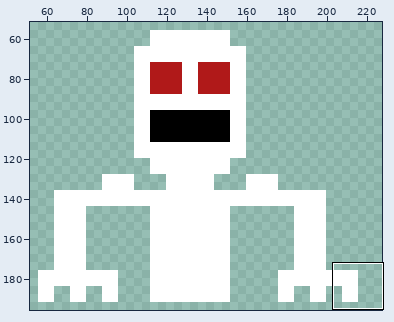
Animated GIF sprite -- imgs/ghoul.gif. Above, an overview of the earlier version with the close-up marked.
Close-up. Earlier state:
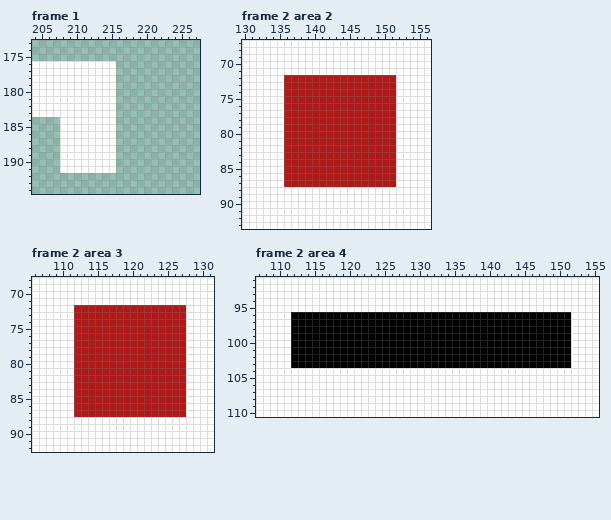
The file is 256x256 pixels, 4 frames. Colours within 5 levels of each other are drawn and written as one. Shown: frame 1: x 204..227, y 173..194; frame 2 area 2: x 130..156, y 67..93; frame 2 area 3: x 106..131, y 68..92; frame 2 area 4: x 107..155, y 91..110. The wide view leaves out empty margins. The commit also changed other frames or places, which this record leaves out.
Now the later version:
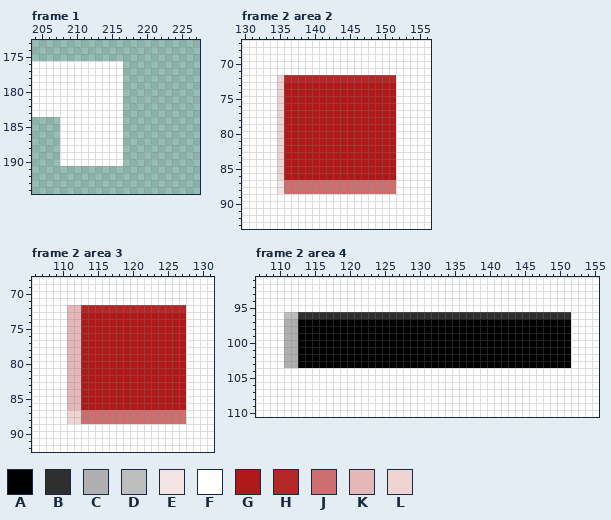
Palette (. is transparent): A #000000  B #2f2f2f  C #afafaf  D #bebebe  E #f5e4e4  F #ffffff  G #b01919  H #b42727  J #cd6f6f  K #e6b7b7  L #f0d3d3
Difference:
--- frame 1
@@ x 206..218 @@
 175 .............
-176 FFFFFFFFFF...
-177 FFFFFFFFFF...
-178 FFFFFFFFFF...
-179 FFFFFFFFFF...
-180 FFFFFFFFFF...
-181 FFFFFFFFFF...
-182 FFFFFFFFFF...
-183 FFFFFFFFFF...
-184 ..FFFFFFFF...
-185 ..FFFFFFFF...
-186 ..FFFFFFFF...
-187 ..FFFFFFFF...
-188 ..FFFFFFFF...
-189 ..FFFFFFFF...
-190 ..FFFFFFFF...
-191 ..FFFFFFFF...
+176 FFFFFFFFFFF..
+177 FFFFFFFFFFF..
+178 FFFFFFFFFFF..
+179 FFFFFFFFFFF..
+180 FFFFFFFFFFF..
+181 FFFFFFFFFFF..
+182 FFFFFFFFFFF..
+183 FFFFFFFFFFF..
+184 ..FFFFFFFFF..
+185 ..FFFFFFFFF..
+186 ..FFFFFFFFF..
+187 ..FFFFFFFFF..
+188 ..FFFFFFFFF..
+189 ..FFFFFFFFF..
+190 ..FFFFFFFFF..
+191 .............
 192 .............
--- frame 2 area 2
@@ x 130..156 @@
 71 FFFFFFFFFFFFFFFFFFFFFFFFFFF
-72 FFFFFFGGGGGGGGGGGGGGGGFFFFF
-73 FFFFFFGGGGGGGGGGGGGGGGFFFFF
-74 FFFFFFGGGGGGGGGGGGGGGGFFFFF
-75 FFFFFFGGGGGGGGGGGGGGGGFFFFF
-76 FFFFFFGGGGGGGGGGGGGGGGFFFFF
-77 FFFFFFGGGGGGGGGGGGGGGGFFFFF
-78 FFFFFFGGGGGGGGGGGGGGGGFFFFF
-79 FFFFFFGGGGGGGGGGGGGGGGFFFFF
-80 FFFFFFGGGGGGGGGGGGGGGGFFFFF
-81 FFFFFFGGGGGGGGGGGGGGGGFFFFF
-82 FFFFFFGGGGGGGGGGGGGGGGFFFFF
-83 FFFFFFGGGGGGGGGGGGGGGGFFFFF
-84 FFFFFFGGGGGGGGGGGGGGGGFFFFF
-85 FFFFFFGGGGGGGGGGGGGGGGFFFFF
-86 FFFFFFGGGGGGGGGGGGGGGGFFFFF
-87 FFFFFFGGGGGGGGGGGGGGGGFFFFF
-88 FFFFFFFFFFFFFFFFFFFFFFFFFFF
+72 FFFFFLHHHHHHHHHHHHHHHHFFFFF
+73 FFFFFLGGGGGGGGGGGGGGGGFFFFF
+74 FFFFFLGGGGGGGGGGGGGGGGFFFFF
+75 FFFFFLGGGGGGGGGGGGGGGGFFFFF
+76 FFFFFLGGGGGGGGGGGGGGGGFFFFF
+77 FFFFFLGGGGGGGGGGGGGGGGFFFFF
+78 FFFFFLGGGGGGGGGGGGGGGGFFFFF
+79 FFFFFLGGGGGGGGGGGGGGGGFFFFF
+80 FFFFFLGGGGGGGGGGGGGGGGFFFFF
+81 FFFFFLGGGGGGGGGGGGGGGGFFFFF
+82 FFFFFLGGGGGGGGGGGGGGGGFFFFF
+83 FFFFFLGGGGGGGGGGGGGGGGFFFFF
+84 FFFFFLGGGGGGGGGGGGGGGGFFFFF
+85 FFFFFLGGGGGGGGGGGGGGGGFFFFF
+86 FFFFFLGGGGGGGGGGGGGGGGFFFFF
+87 FFFFFEJJJJJJJJJJJJJJJJFFFFF
+88 FFFFFEJJJJJJJJJJJJJJJJFFFFF
 89 FFFFFFFFFFFFFFFFFFFFFFFFFFF
--- frame 2 area 3
@@ x 106..131 @@
 71 FFFFFFFFFFFFFFFFFFFFFFFFFF
-72 FFFFFFGGGGGGGGGGGGGGGGFFFF
-73 FFFFFFGGGGGGGGGGGGGGGGFFFF
-74 FFFFFFGGGGGGGGGGGGGGGGFFFF
-75 FFFFFFGGGGGGGGGGGGGGGGFFFF
-76 FFFFFFGGGGGGGGGGGGGGGGFFFF
-77 FFFFFFGGGGGGGGGGGGGGGGFFFF
-78 FFFFFFGGGGGGGGGGGGGGGGFFFF
-79 FFFFFFGGGGGGGGGGGGGGGGFFFF
-80 FFFFFFGGGGGGGGGGGGGGGGFFFF
-81 FFFFFFGGGGGGGGGGGGGGGGFFFF
-82 FFFFFFGGGGGGGGGGGGGGGGFFFF
-83 FFFFFFGGGGGGGGGGGGGGGGFFFF
-84 FFFFFFGGGGGGGGGGGGGGGGFFFF
-85 FFFFFFGGGGGGGGGGGGGGGGFFFF
-86 FFFFFFGGGGGGGGGGGGGGGGFFFF
-87 FFFFFFGGGGGGGGGGGGGGGGFFFF
-88 FFFFFFFFFFFFFFFFFFFFFFFFFF
+72 FFFFFKKHHHHHHHHHHHHHHHFFFF
+73 FFFFFKKGGGGGGGGGGGGGGGFFFF
+74 FFFFFKKGGGGGGGGGGGGGGGFFFF
+75 FFFFFKKGGGGGGGGGGGGGGGFFFF
+76 FFFFFKKGGGGGGGGGGGGGGGFFFF
+77 FFFFFKKGGGGGGGGGGGGGGGFFFF
+78 FFFFFKKGGGGGGGGGGGGGGGFFFF
+79 FFFFFKKGGGGGGGGGGGGGGGFFFF
+80 FFFFFKKGGGGGGGGGGGGGGGFFFF
+81 FFFFFKKGGGGGGGGGGGGGGGFFFF
+82 FFFFFKKGGGGGGGGGGGGGGGFFFF
+83 FFFFFKKGGGGGGGGGGGGGGGFFFF
+84 FFFFFKKGGGGGGGGGGGGGGGFFFF
+85 FFFFFKKGGGGGGGGGGGGGGGFFFF
+86 FFFFFKKGGGGGGGGGGGGGGGFFFF
+87 FFFFFLLJJJJJJJJJJJJJJJFFFF
+88 FFFFFLLJJJJJJJJJJJJJJJFFFF
 89 FFFFFFFFFFFFFFFFFFFFFFFFFF
--- frame 2 area 4
@@ x 107..155 @@
  95 FFFFFFFFFFFFFFFFFFFFFFFFFFFFFFFFFFFFFFFFFFFFFFFFF
- 96 FFFFFAAAAAAAAAAAAAAAAAAAAAAAAAAAAAAAAAAAAAAAAFFFF
- 97 FFFFFAAAAAAAAAAAAAAAAAAAAAAAAAAAAAAAAAAAAAAAAFFFF
- 98 FFFFFAAAAAAAAAAAAAAAAAAAAAAAAAAAAAAAAAAAAAAAAFFFF
- 99 FFFFFAAAAAAAAAAAAAAAAAAAAAAAAAAAAAAAAAAAAAAAAFFFF
-100 FFFFFAAAAAAAAAAAAAAAAAAAAAAAAAAAAAAAAAAAAAAAAFFFF
-101 FFFFFAAAAAAAAAAAAAAAAAAAAAAAAAAAAAAAAAAAAAAAAFFFF
-102 FFFFFAAAAAAAAAAAAAAAAAAAAAAAAAAAAAAAAAAAAAAAAFFFF
-103 FFFFFAAAAAAAAAAAAAAAAAAAAAAAAAAAAAAAAAAAAAAAAFFFF
+ 96 FFFFDDBBBBBBBBBBBBBBBBBBBBBBBBBBBBBBBBBBBBBBBFFFF
+ 97 FFFFCCAAAAAAAAAAAAAAAAAAAAAAAAAAAAAAAAAAAAAAAFFFF
+ 98 FFFFCCAAAAAAAAAAAAAAAAAAAAAAAAAAAAAAAAAAAAAAAFFFF
+ 99 FFFFCCAAAAAAAAAAAAAAAAAAAAAAAAAAAAAAAAAAAAAAAFFFF
+100 FFFFCCAAAAAAAAAAAAAAAAAAAAAAAAAAAAAAAAAAAAAAAFFFF
+101 FFFFCCAAAAAAAAAAAAAAAAAAAAAAAAAAAAAAAAAAAAAAAFFFF
+102 FFFFCCAAAAAAAAAAAAAAAAAAAAAAAAAAAAAAAAAAAAAAAFFFF
+103 FFFFCCAAAAAAAAAAAAAAAAAAAAAAAAAAAAAAAAAAAAAAAFFFF
 104 FFFFFFFFFFFFFFFFFFFFFFFFFFFFFFFFFFFFFFFFFFFFFFFFF
Pixel boxes of the changes (left, top, right, bottom) in both close-ups:
changed: (60, 61, 123, 173)
changed: (277, 75, 396, 194)
changed: (67, 305, 186, 424)
changed: (284, 312, 571, 368)
